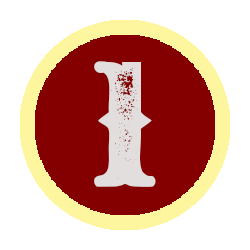
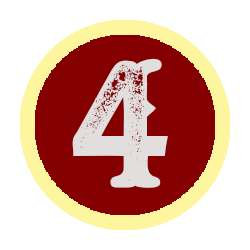
Comparing the layer stacks of the two 250×250 images. Changes:
added layer "4" above "3" over [72,58,168,188]
hid "1" over [94,61,156,187]
